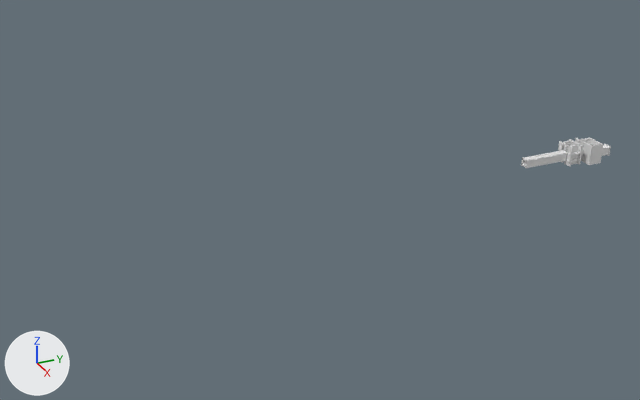
One commit to the FBX model Assets/Visuals/BlenderFiles/Maps/Level_1.fbx: the scene before it, then after it.
Rendered twice from a 50 mm camera at (524.0, -491.0, 267.0) aimed at (-11.0, -250.0, -1.0). Every picture has the same lights, and +X, +Y and +Z are marked at lower left.
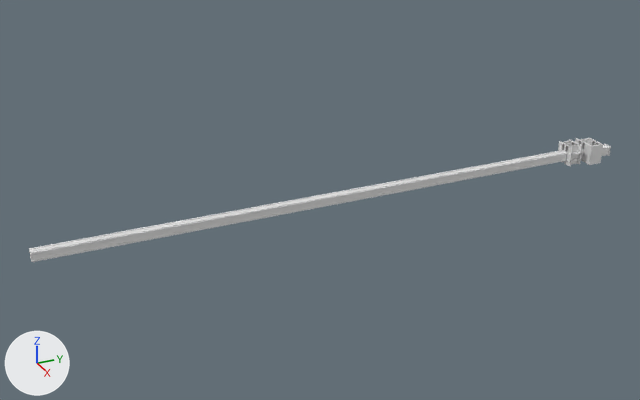
What changed in the scene script:
```text
Change me_cube_053:
    where me_cube_053.from_pydata(...)  # 8 vertices, 6 faces; spans x -3.4..3.4, y -33.7..6.2, z -0.6..0.6
    me_cube_053 part 3
    me_cube_053.vertices[0].co: (-3.4, -33.7, -0.6) -> (-3.6, -411.1, -0.5)  # pixel (521, 159) -> pixel (29, 250)
    me_cube_053.vertices[1].co: (-3.4, -33.7, 0.6) -> (-3.6, -411.1, 0.5)  # pixel (521, 157) -> pixel (28, 248)
    me_cube_053.vertices[2].co: (-3.4, 6.2, -0.6) -> (-3.6, 6.4, -0.5)
    me_cube_053.vertices[3].co: (-3.4, 6.2, 0.6) -> (-3.6, 6.4, 0.5)  # pixel (562, 150)
    me_cube_053.vertices[4].co: (3.4, -33.7, -0.6) -> (3.4, -411.1, -0.5)  # pixel (526, 162) -> pixel (30, 254)
    me_cube_053.vertices[5].co: (3.4, -33.7, 0.6) -> (3.4, -411.1, 0.5)  # pixel (527, 160) -> pixel (30, 253)
    me_cube_053.vertices[6].co: (3.4, 6.2, -0.6) -> (3.4, 6.4, -0.5)  # pixel (568, 154)
    me_cube_053.vertices[7].co: (3.4, 6.2, 0.6) -> (3.4, 6.4, 0.5)  # pixel (568, 153)
Change me_cube_052:
    where me_cube_052.from_pydata(...)  # 8 vertices, 6 faces; spans x -0.6..0.6, y -33.7..6.2, z -3.4..3.4
    me_cube_052 part 2
    me_cube_052.vertices[0].co: (-0.6, -33.7, 3.4) -> (-0.6, -411.1, 3.5)  # pixel (525, 159) -> pixel (29, 251)
    me_cube_052.vertices[1].co: (0.6, -33.7, 3.4) -> (0.4, -411.1, 3.5)  # pixel (526, 160) -> pixel (30, 252)
    me_cube_052.vertices[2].co: (-0.6, 6.2, 3.4) -> (-0.6, 6.4, 3.5)  # pixel (567, 152)
    me_cube_052.vertices[3].co: (0.6, 6.2, 3.4) -> (0.4, 6.4, 3.5)  # pixel (568, 152)
    me_cube_052.vertices[4].co: (-0.6, -33.7, -3.4) -> (-0.6, -411.1, -3.5)  # pixel (525, 167) -> pixel (31, 261)
    me_cube_052.vertices[5].co: (0.6, -33.7, -3.4) -> (0.4, -411.1, -3.5)  # pixel (526, 168) -> pixel (31, 262)
    me_cube_052.vertices[6].co: (-0.6, 6.2, -3.4) -> (-0.6, 6.4, -3.5)  # not seen -> pixel (566, 160)
    me_cube_052.vertices[7].co: (0.6, 6.2, -3.4) -> (0.4, 6.4, -3.5)  # pixel (567, 160)
Change me_cube_050:
    where me_cube_050.from_pydata(...)  # 8 vertices, 6 faces; spans x -3.4..3.4, y -33.7..6.2, z -0.6..0.6
    me_cube_050 part 4
    me_cube_050.vertices[0].co: (-3.4, -33.7, -0.6) -> (-3.6, -411.1, -0.5)  # pixel (521, 165) -> pixel (30, 257)
    me_cube_050.vertices[1].co: (-3.4, -33.7, 0.6) -> (-3.6, -411.1, 0.5)  # pixel (521, 163) -> pixel (29, 255)
    me_cube_050.vertices[2].co: (-3.4, 6.2, -0.6) -> (-3.6, 6.4, -0.5)
    me_cube_050.vertices[3].co: (-3.4, 6.2, 0.6) -> (-3.6, 6.4, 0.5)
    me_cube_050.vertices[4].co: (3.4, -33.7, -0.6) -> (3.4, -411.1, -0.5)  # pixel (526, 168) -> pixel (31, 262)
    me_cube_050.vertices[5].co: (3.4, -33.7, 0.6) -> (3.4, -411.1, 0.5)  # pixel (526, 166) -> pixel (31, 260)
    me_cube_050.vertices[6].co: (3.4, 6.2, -0.6) -> (3.4, 6.4, -0.5)  # pixel (567, 160)
    me_cube_050.vertices[7].co: (3.4, 6.2, 0.6) -> (3.4, 6.4, 0.5)  # pixel (567, 158) -> pixel (567, 159)
Change me_cube_051:
    where me_cube_051.from_pydata(...)  # 8 vertices, 6 faces; spans x -0.6..0.6, y -33.7..6.2, z -3.4..3.4
    me_cube_051 part 1
    me_cube_051.vertices[0].co: (-0.6, -33.7, 3.4) -> (-0.6, -411.1, 3.5)  # pixel (522, 157) -> pixel (28, 248)
    me_cube_051.vertices[1].co: (0.6, -33.7, 3.4) -> (0.4, -411.1, 3.5)  # pixel (523, 158) -> pixel (29, 249)
    me_cube_051.vertices[2].co: (-0.6, 6.2, 3.4) -> (-0.6, 6.4, 3.5)  # pixel (563, 150) -> pixel (563, 149)
    me_cube_051.vertices[3].co: (0.6, 6.2, 3.4) -> (0.4, 6.4, 3.5)  # pixel (564, 150)
    me_cube_051.vertices[4].co: (-0.6, -33.7, -3.4) -> (-0.6, -411.1, -3.5)  # pixel (521, 165) -> pixel (30, 258)
    me_cube_051.vertices[5].co: (0.6, -33.7, -3.4) -> (0.4, -411.1, -3.5)  # pixel (522, 166) -> pixel (30, 258)
    me_cube_051.vertices[6].co: (-0.6, 6.2, -3.4) -> (-0.6, 6.4, -3.5)
    me_cube_051.vertices[7].co: (0.6, 6.2, -3.4) -> (0.4, 6.4, -3.5)
```

Where the change shows, as pixel boxes (x1, y1, x2, y2) in the pictures (640 x 400 px):
'Cube.025', reshaped (1151% wider, 594% taller): before (525, 153, 567, 168); after (30, 152, 567, 262)
'Cube.026', reshaped (1072% wider, 775% taller): before (522, 151, 567, 162); after (29, 151, 567, 255)
'Cube.023', reshaped: before (522, 159, 566, 168); after (30, 159, 566, 262)
'Cube.024', reshaped (1171% wider, 547% taller): before (521, 150, 562, 166); after (29, 150, 562, 259)
